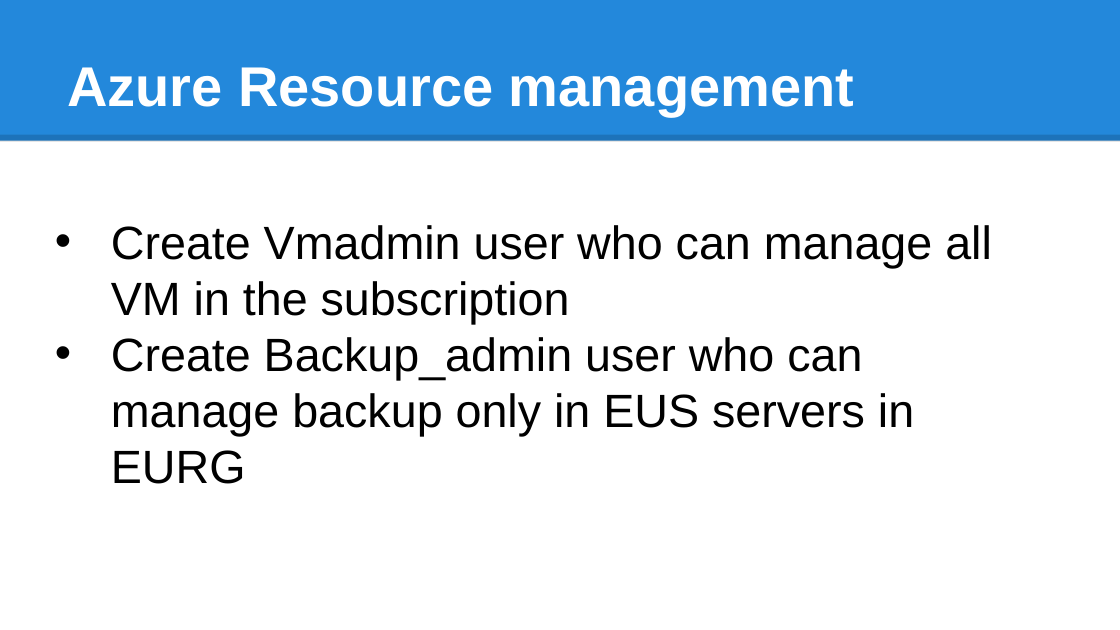
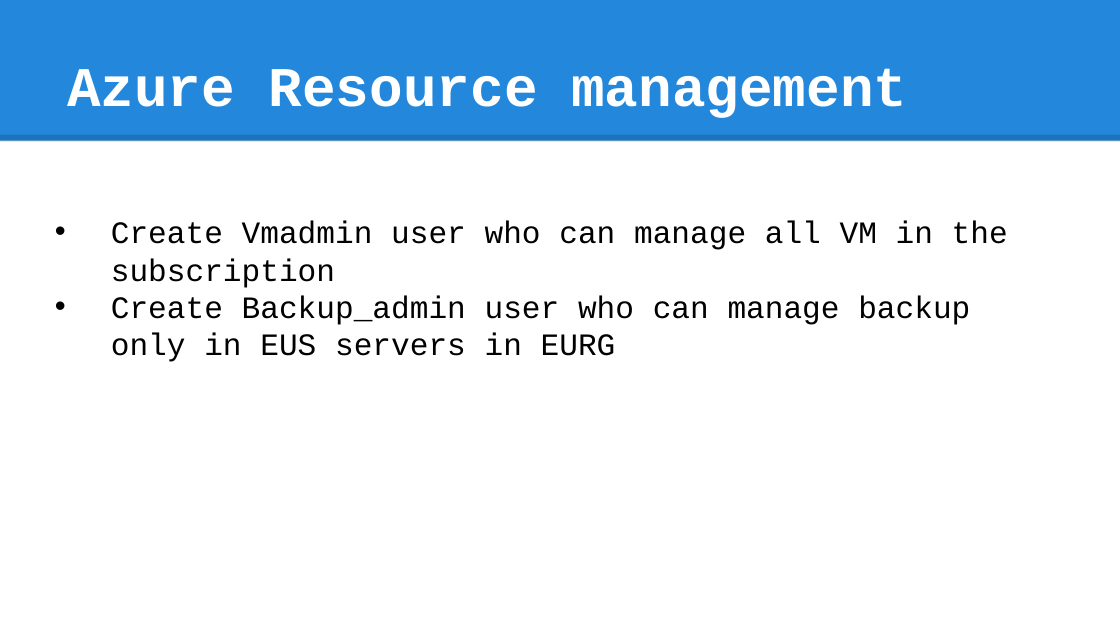
Before and after one commit to maatlek/cfs-proj, a slide deck: slide 7 of AzureCase_TM_coe_v2.pptx. Drawn at 1120x630 pixels with LibreOffice and Linux fonts; fonts in the diff are those of the drawing. Boxes give left, top, right and bottom in pixels: in the first picture for what was removed or moved away, otherwise in the second. Text is boxed around its words. In the diff, an @@ line names an element or a change of style, - is before the commit and + after.

```diff
--- a/AzureCase_TM_coe_v2.pptx
+++ b/AzureCase_TM_coe_v2.pptx
@@ title "Azure Resource management" at (67, 68, 907, 118): font Arial to Courier New @@
@@ text "Create Vmadmin user who can ..." at (111, 221, 1008, 362): size 30 to 20 pt, font Arial to Courier New @@
```
Also in this commit, not shown: 7 other slides changed, 1 slide added, 1 slide removed, 21 other files.
